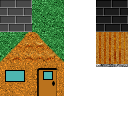
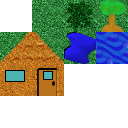
Comparing the layer stacks of the two 128x128 images. Changes:
renamed "wood_lines copy" to "river", blend soft light → normal, moved it above "water", painted on it over [96, 32, 128, 64]
removed layer "wood_lines" over [96, 32, 128, 64]
removed layer "wood_panel copy" (was soft light) over [96, 35, 128, 67]
removed layer "wood_panel" over [98, 32, 128, 64]
added layer "water" above "water_ground" over [64, 32, 96, 64]
added layer "water_ground" above "tree" over [64, 32, 96, 64]
renamed "brick_dark" to "tree", moved it above "shrub #1", painted on it over [96, 0, 128, 38]
removed layer "brick_2" over [0, 0, 32, 32]
added layer "shrub #1" (soft light) above "shrub" over [64, 0, 96, 33]
added layer "shrub" above "house_corner04" over [64, 0, 96, 32]
